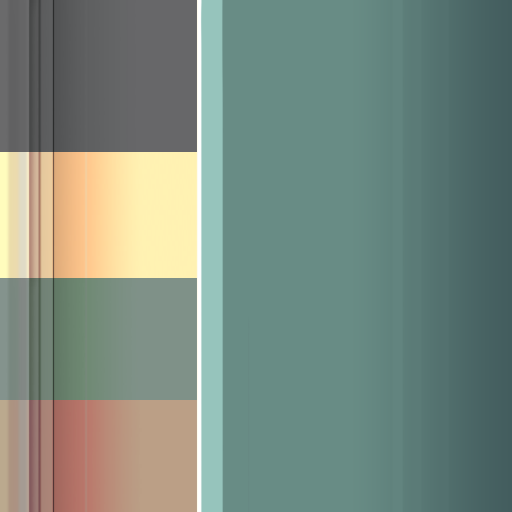
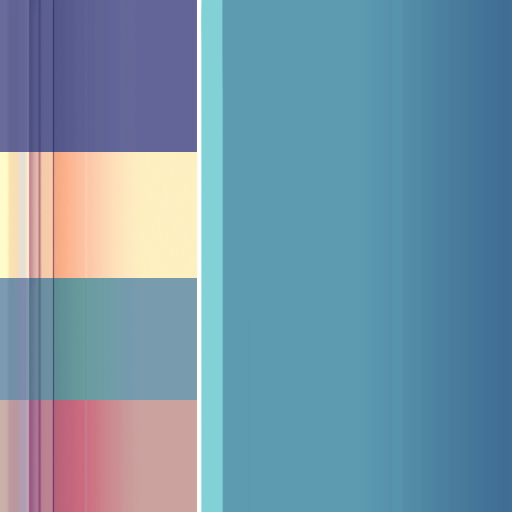
The second 512px x 512px image is a revision of the first. Changes to its layers:
added layer "Layer 23" (soft light, 25%) above "Hue/Saturation 2" over [0,0,512,512]
